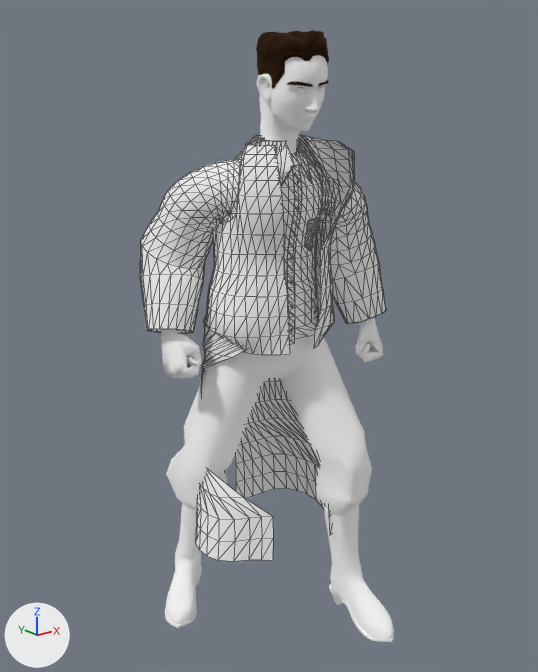
The glTF model public/experiments/out-west/3d/native-v2/equipment/outfit.wool-duster.pair.glb, before and after one commit.
Both versions are drawn from a 50 mm camera at (-1.286, -1.538, 1.551) aimed at (0.008, 0.08, 0.904). The lights are fixed; the arrows at lower left show +X, +Y and +Z. The older version comes first. Mesh edges are drawn as thin lines on the coarser meshes. Where no turn or scale is listed for an object, it has been applied to the vertices. Vertices at exactly the same position are counted once.

The scene before the commit, as lines of its bpy script (objects in view):
```python
me_skin_part_0 = bpy.data.meshes.new('skin.part.0')
me_skin_part_0.from_pydata(...)  # 2476 vertices, 4552 faces; spans x -0.301..0.253, y -0.301..0.387, z -0.017..0.388
me_skin_part_0.materials.append(mat_boots)
me_skin_part_1 = bpy.data.meshes.new('skin.part.1')
me_skin_part_1.from_pydata(...)  # 3880 vertices, 7477 faces; spans x -0.31..0.35, y -0.18..0.34, z 0.15..1.71
me_skin_part_1.materials.append(mat_character)
me_skin_part_2 = bpy.data.meshes.new('skin.part.2')
me_skin_part_2.from_pydata(...)  # 2020 vertices, 3411 faces; spans x -0.333..0.374, y -0.136..0.312, z 0.266..1.466
me_skin_part_2.materials.append(mat_dyeable)
ob_native_skin_part_75_0 = bpy.data.objects.new('native.skin-part.75.0', me_skin_part_0)
ob_native_skin_part_75_0.location = (0.0, 0.0, 0.003)
ob_native_skin_part_75_1 = bpy.data.objects.new('native.skin-part.75.1', me_skin_part_1)
ob_native_skin_part_75_1.location = (0.0, 0.0, 0.003)
ob_native_skin_part_75_2 = bpy.data.objects.new('native.skin-part.75.2', me_skin_part_2)
ob_native_skin_part_75_2.location = (0.0, 0.0, 0.003)
```
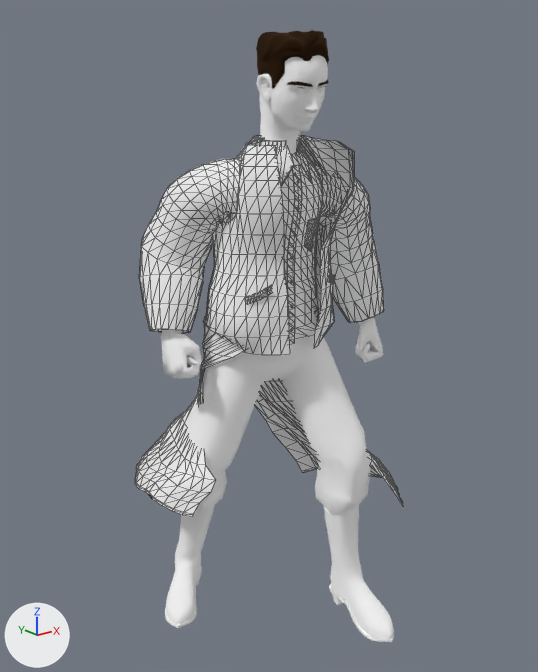
Diff of the bpy script that builds the scene:
```diff
--- a/public/experiments/out-west/3d/native-v2/equipment/outfit.wool-duster.pair.glb.py
+++ b/public/experiments/out-west/3d/native-v2/equipment/outfit.wool-duster.pair.glb.py
@@ me_skin_part_2 @@
 # used by ob_native_skin_part_75_2; location = (0.0, 0.0, 0.003)
-me_skin_part_2.from_pydata(...)  # 2020 vertices, 3411 faces; spans x -0.333..0.374, y -0.136..0.312, z 0.266..1.466
+me_skin_part_2.from_pydata(...)  # 2201 vertices, 3559 faces; spans x -0.356..0.375, y -0.252..0.415, z 0.368..1.466
+# me_skin_part_2 part 1: 811 vertices moved from x -0.333..0.374, y -0.084..0.305, z 0.266..1.418 to x -0.352..0.375, y -0.249..0.414, z 0.372..1.419; 4 vertices removed from x 0.005..0.028, y 0.255..0.276, z 0.27..0.889; 185 vertices added at x -0.356..0.366, y -0.252..0.415, z 0.368..1.102
 me_skin_part_2.materials.append(mat_dyeable)
```

Pixel boxes [x1, y1, x2, y2] of what changed, in the pictures (538 x 672 px; the box of a moved part takes in the faces that stretch with it):
'native.skin-part.75.2', reshaped (9% wider, 10% shorter): before [140, 135, 386, 561]; after [135, 135, 403, 517]
part 1 of me_skin_part_2, moved or reshaped: before [140, 157, 386, 561]; after [135, 156, 403, 517]
